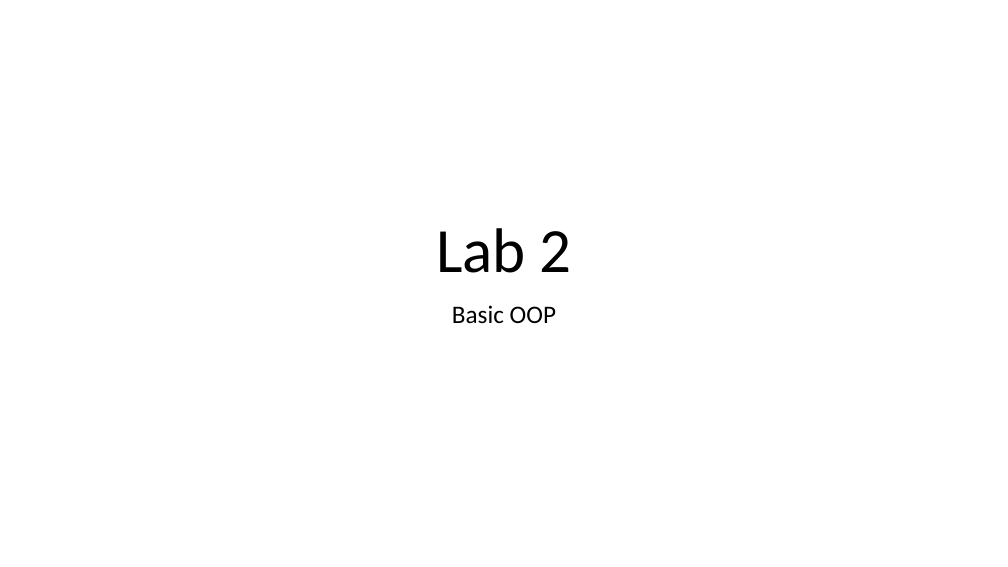
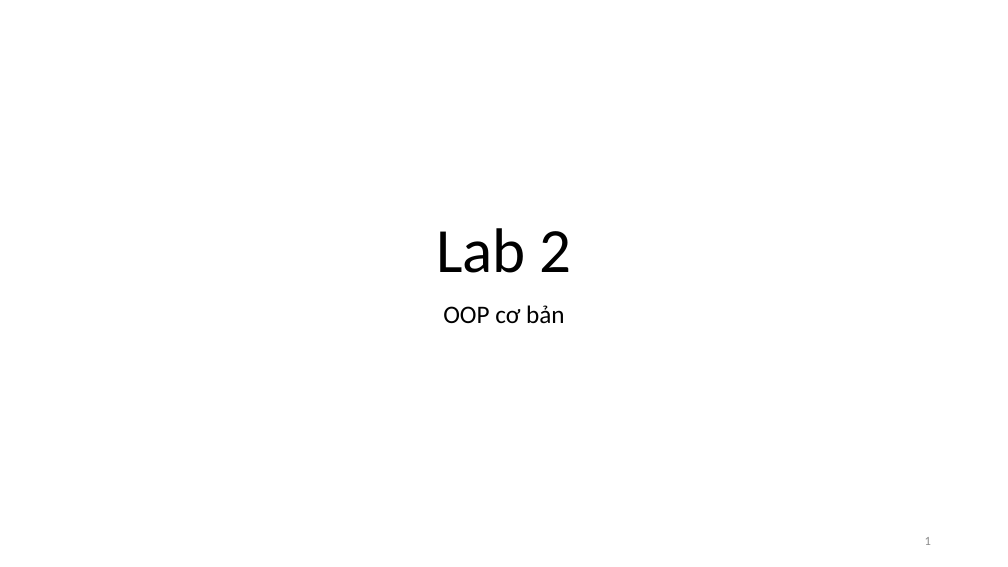
Before and after one commit to vutuanhai237/CourseMaterials, a slide deck: slide 1 of IT002-OOP/Slide thực hành/Lab 2. BasicOOP.pptx. Drawn at 1008x567 pixels with LibreOffice and Linux fonts; fonts in the diff are those of the drawing. Boxes give left, top, right and bottom in pixels: in the first picture for what was removed or moved away, otherwise in the second. Text is boxed around its words. In the diff, an @@ line names an element or a change of style, - is before the commit and + after.

```diff
--- a/IT002-OOP/Slide thực hành/Lab 2. BasicOOP.pptx
+++ b/IT002-OOP/Slide thực hành/Lab 2. BasicOOP.pptx
@@ subtitle at [443, 305, 565, 323]: text changed @@
-Basic OOP
+OOP cơ bản
@@ page number added at [925, 537, 931, 545], 12 pt, text #8C8C8C @@
+1
```
Also in this commit, not shown: 7 other slides changed, 5 other files.
